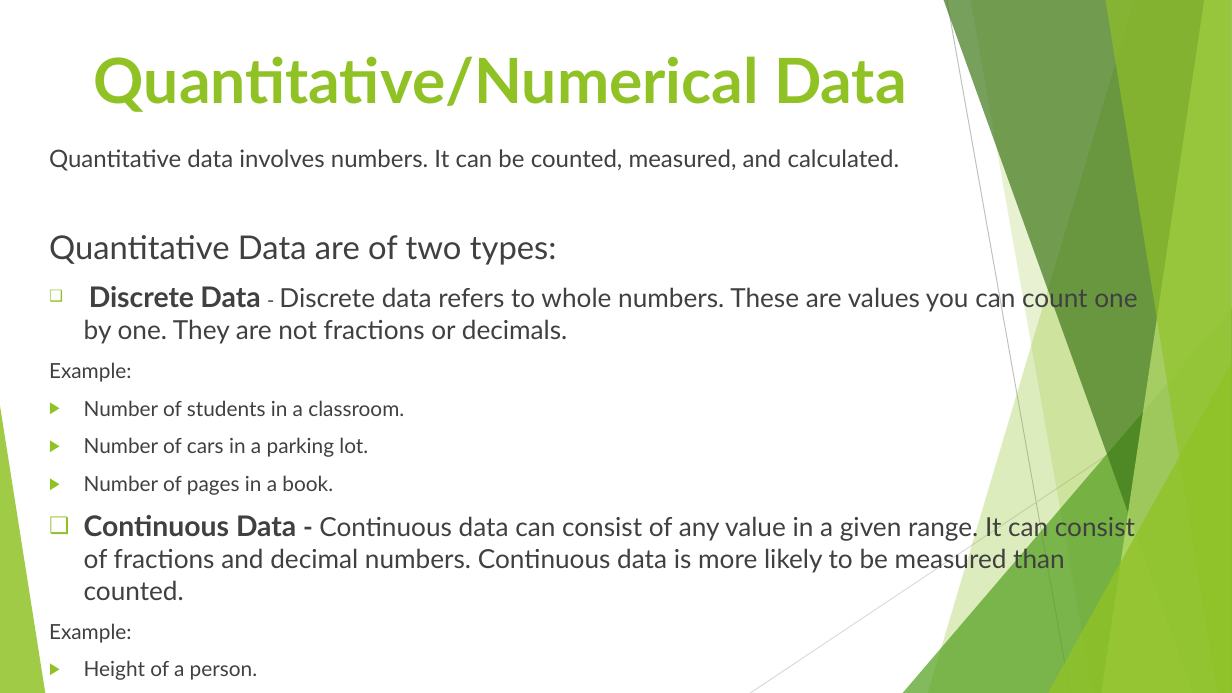
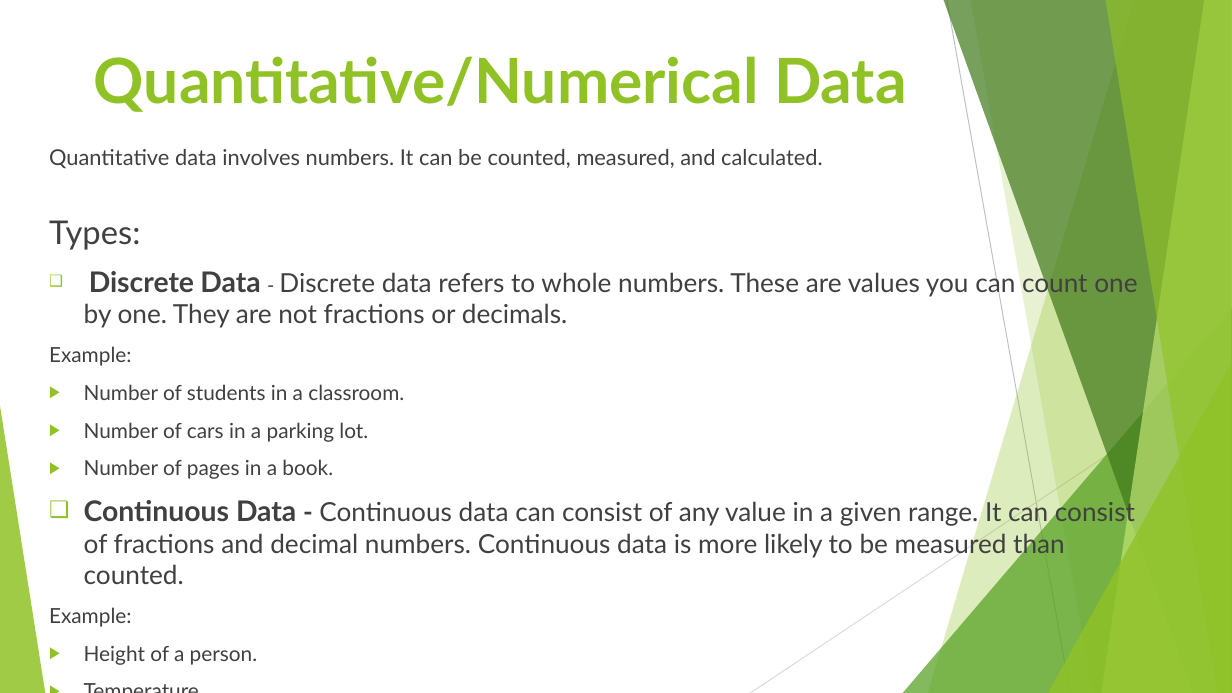
Before and after one commit to gayatribhoyar00/Data-Analyst-Notes, a slide deck: slide 9 of STATISTICS.pptx. Drawn at 1232x693 pixels with LibreOffice and Linux fonts; fonts in the diff are those of the drawing. Boxes give left, top, right and bottom in pixels: in the first picture for what was removed or moved away, otherwise in the second. Text is boxed around its words. In the diff, an @@ line names an element or a change of style, - is before the commit and + after.

```diff
--- a/STATISTICS.pptx
+++ b/STATISTICS.pptx
@@ text at (x1=49, y1=149, x2=823, y2=169): size 18.7 to 17 pt in "Quantitative data involves numbers. It can be ..." @@
@@ text at (x1=49, y1=220, x2=140, y2=250): text changed @@
-Quantitative Data are of two types:
+Types:
```
Also in this commit, not shown: 5 other slides changed.
